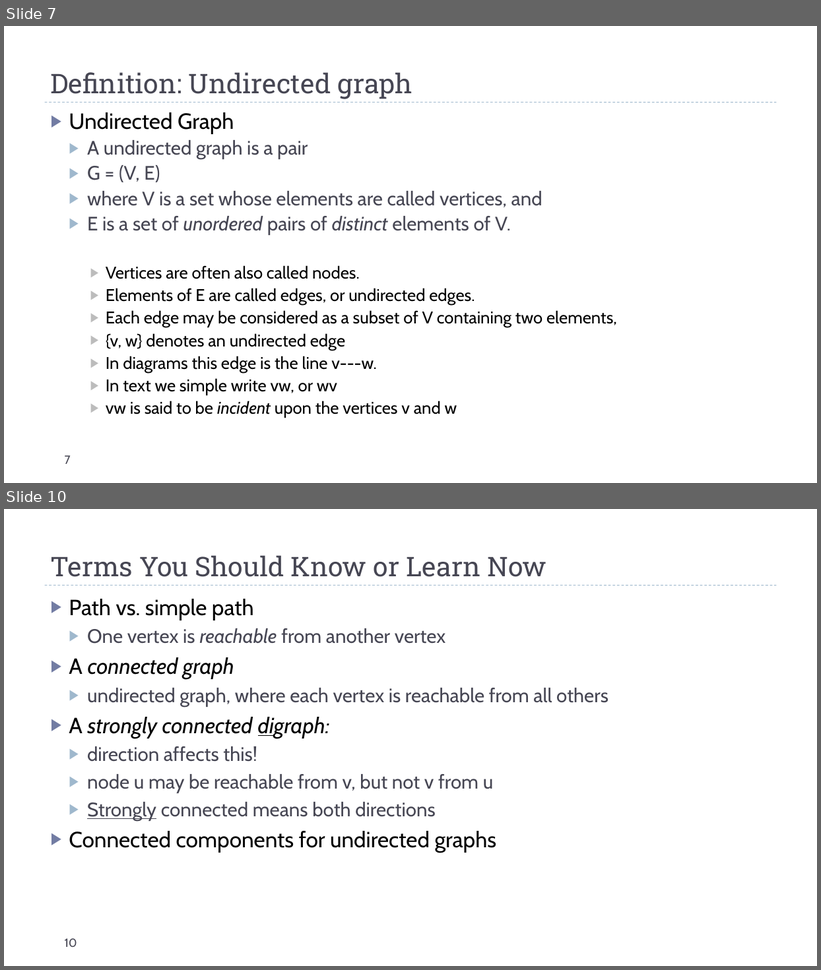
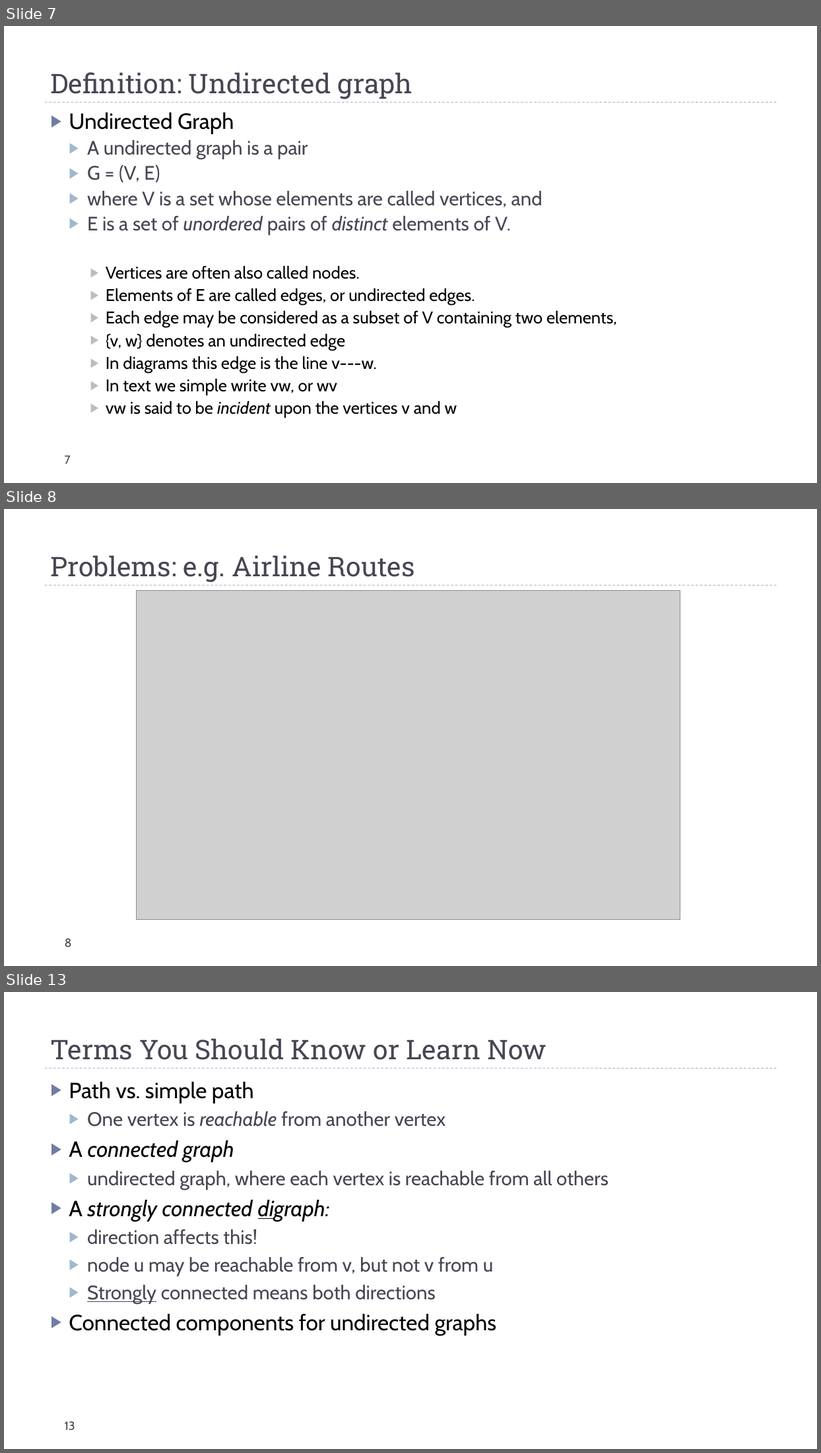
Before and after one commit to markfloryan/dsa2, a slide deck: slides/01-01-GraphsIntroBFS.pptx. Shown one above the other, each under a label of ours: slides 7 and 10 before the commit, slides 7, 8 and 13 after it; the slides between them are not shown. The pictures are 821x970 and 821x1453 pixels, drawn with LibreOffice and Linux fonts; fonts in the diff are those of the drawing; grey boxes stand for pictures. Boxes give left, top, right and bottom in pixels: in the first picture for what was removed or moved away, otherwise in the second. Text is boxed around its words. In the diff, an @@ line names an element or a change of style, - is before the commit and + after.

```diff
--- a/slides/01-01-GraphsIntroBFS.pptx
+++ b/slides/01-01-GraphsIntroBFS.pptx
@@ slide 8 added at (x1=4, y1=509, x2=817, y2=966), background #FFFFFF; not listed: 1 template element that a slide beside it also shows @@
@@ title added at (x1=51, y1=555, x2=415, y2=582), 32 pt, text #464653 @@
+Problems: e.g. Airline Routes
@@ picture added at (x1=137, y1=590, x2=680, y2=920) @@
@@ page number added at (x1=65, y1=939, x2=72, y2=947), 14 pt, text #464653 @@
+8
@@ what was slide 10 is now slide 13 @@
@@ page number at (x1=65, y1=1422, x2=75, y2=1430): text changed @@
-10
+13
```
Also in this commit, not shown: 4 slides changed, 3 other slides added, 1 other file.
